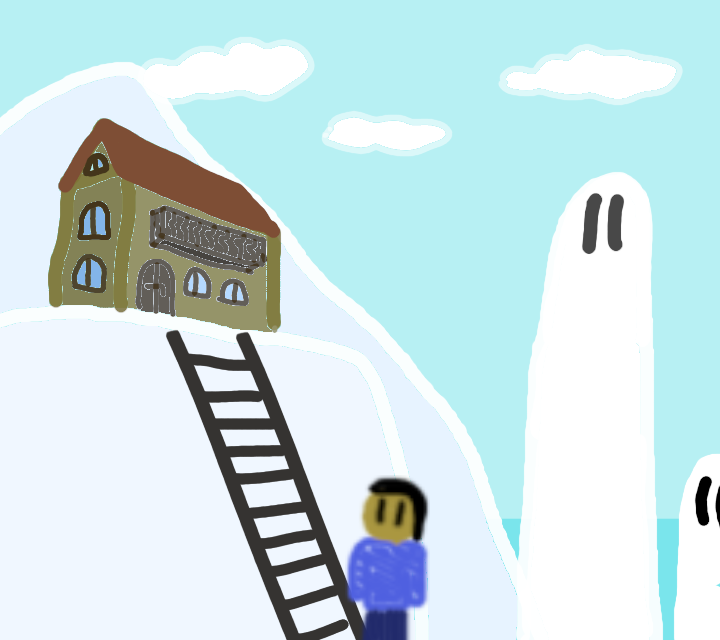
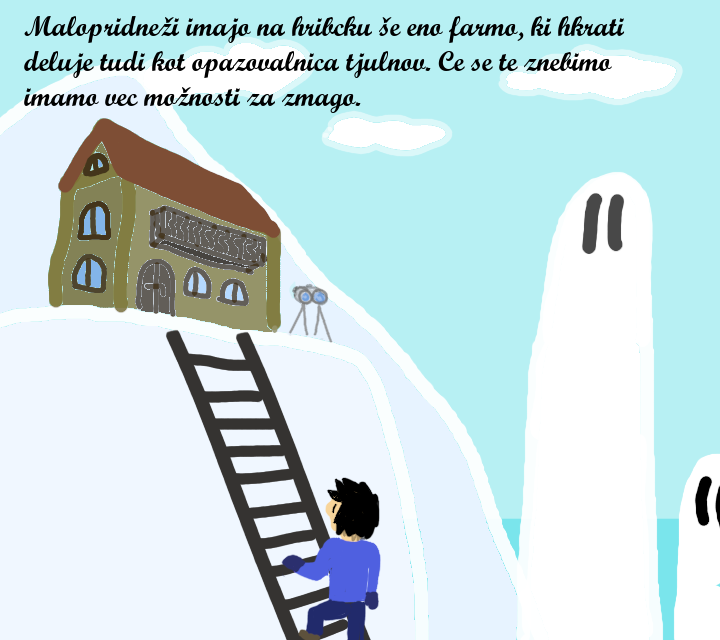
Comparing the layer stacks of the two 720 x 640 images. Changes:
added layer "Malopridneži imajo na hribcku ..." above "actual player" over [24,16,625,113]
added layer "actual player" above "player.png" over [281,477,381,640]
hid "player.png", painted on it over [310,475,430,640]
painted on "pobocje" over [285,281,333,343]
